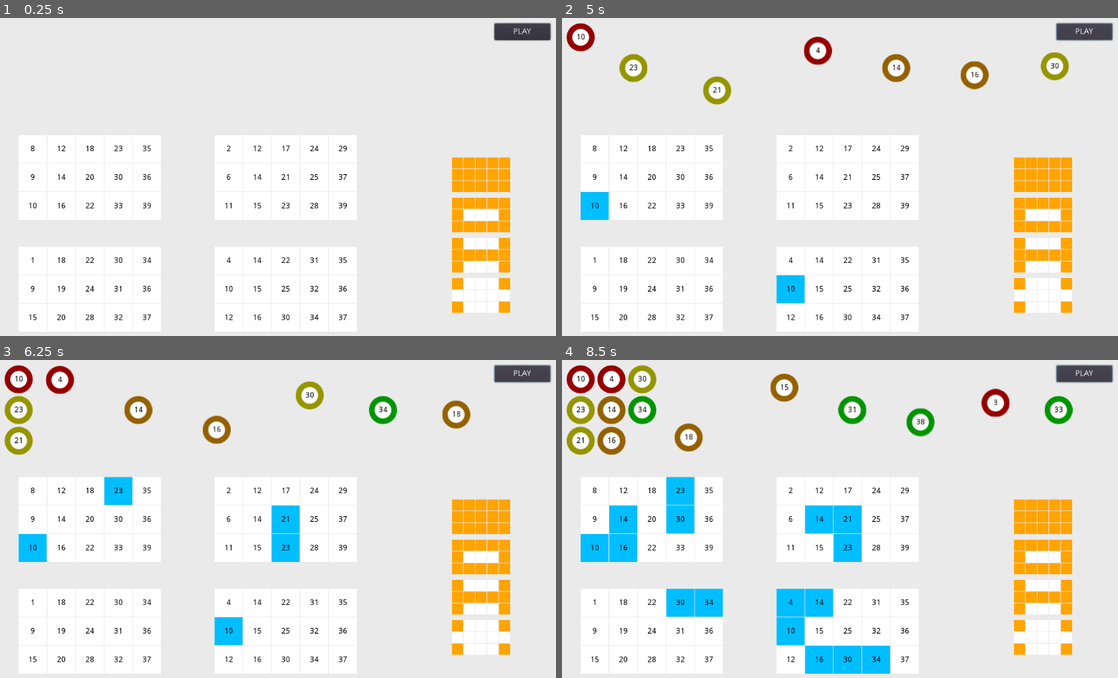
Above: before the commit, frames 1-4 (two rows, left to right).
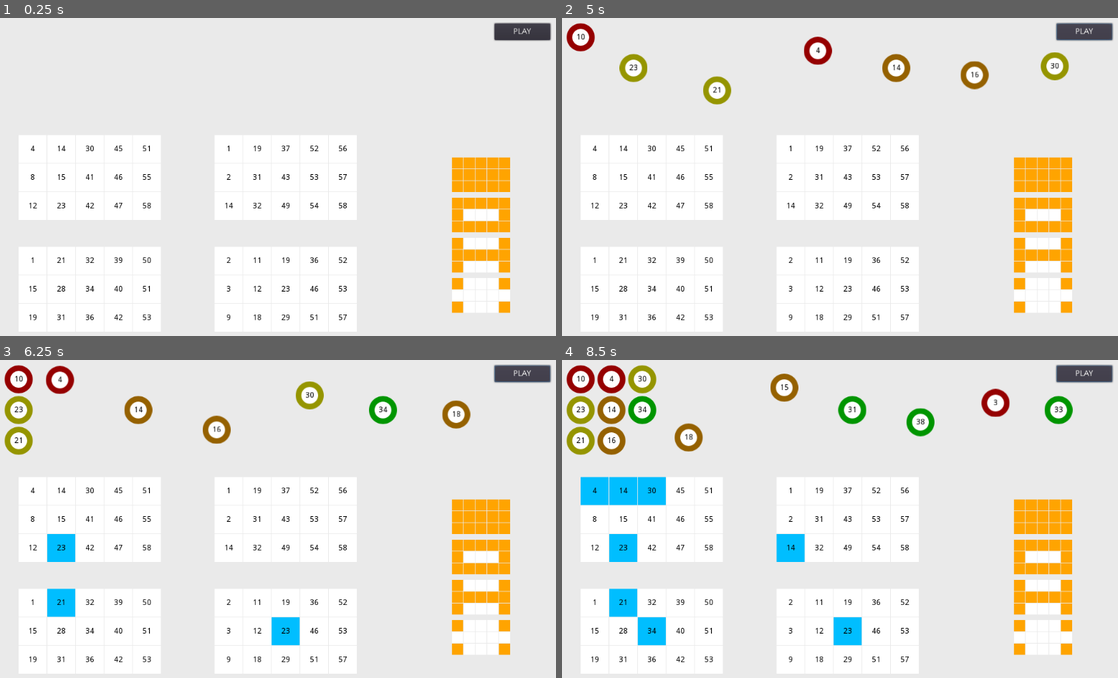
Above: after the commit, the same moments.

Repository: rosemunho/videobingo
Game: Godot game, scene res://Main.tscn
The game is run twice, just before and just after one commit, with the same random seed, the same clock (stepped at 60 frames per second) and the same inputs.
Inputs:
- Up to frame 1 (0.25 s): no input
- Up to frame 2 (5 s): click "PLAY" at 0.5 s; click "PLAY" at 1.25 s; click "PLAY" at 2 s
- Up to frame 3 (6.25 s): no input
- Up to frame 4 (8.5 s): no input

The runs differ from the first frame. In frame 1, 0.7% of the frame differs, in the area x 5-63%, y 40-96%; in frame 2, 1.6%; in frame 3, 4.3%; in frame 4, 11%, in the area x 3-63%, y 36-99%.

Commit message:
Cleaning up code

Diff:
--- a/Card.gd
+++ b/Card.gd
@@ -1,4 +1,6 @@
 extends Container
+
+var config_file
 
 # Card Info Variables
 var is_active = true
@@ -6,8 +8,12 @@
 var curr_prize = -1
 
 func _ready():
+	config_file = ConfigFile.new()
+	config_file.load("res://GlobalConfigs.cfg")
+
 	display_card()
 
+# Update card visibility and generate numbers if visible
 func display_card():
 	if not is_active:
 		cells = []
@@ -20,6 +26,7 @@
 
 # Change hardcoded values
 func generate_card():
+	var amount_cells = config_file.get_value("CARDS", "AMOUNT_CELLS")
 	for i in 15:
 		generate_value()
 	cells.sort()
@@ -40,8 +47,9 @@
 	var found = false
 	var cell_num = -1
 	randomize()
+	var max_num_balls = config_file.get_value("EXTRACTION", "MAX_NUM_BALLS")
 	while not found:
-		cell_num = (randi() %  (40-1)) + 1
+		cell_num = (randi() %  (max_num_balls-1)) + 1
 		if not cells.has(cell_num):
 			cells.push_back(cell_num)
 			found = true
Binary file changed: no_card.png
